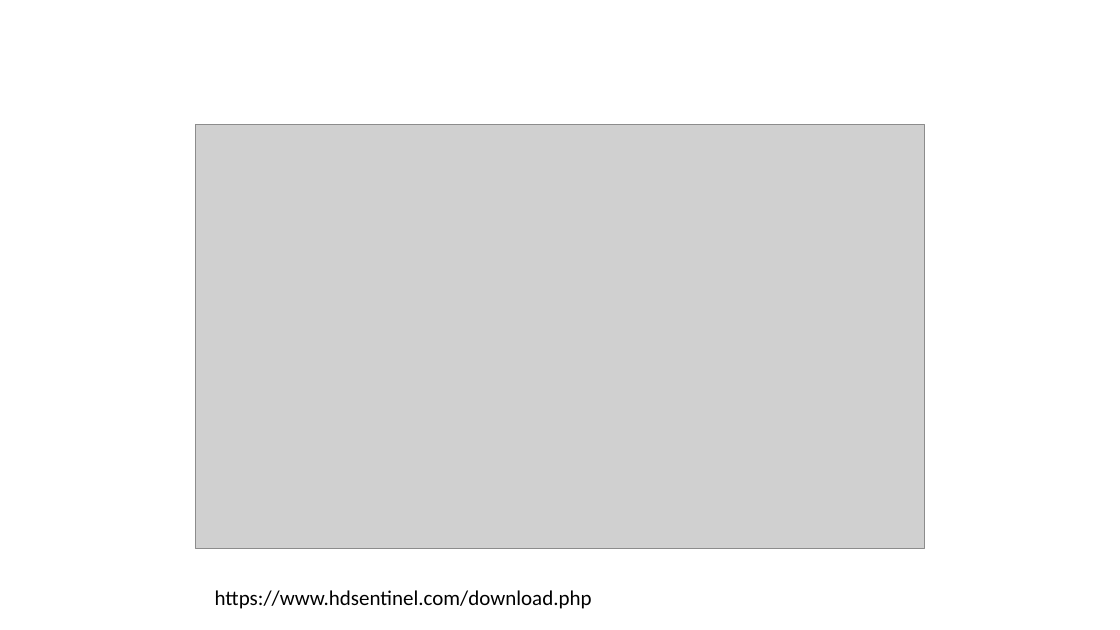
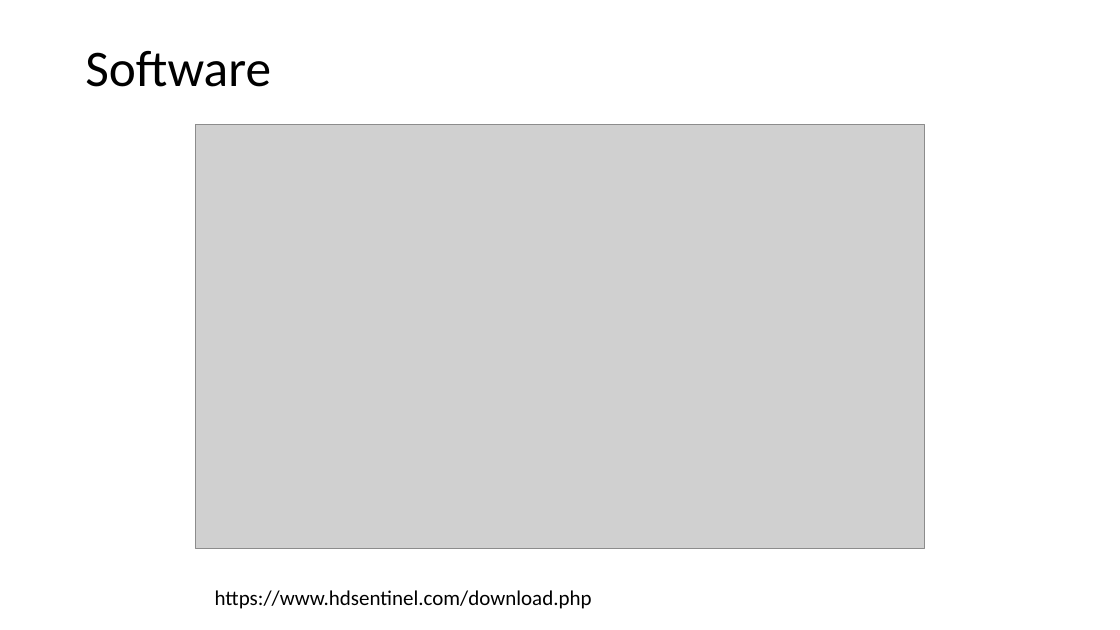
Before and after one commit to MoazzemhossainMoazz/HPP_files, a slide deck: slide 5 of 19, Computer Repairing and Maintain Security.pptx. Drawn at 1120x630 pixels with LibreOffice and Linux fonts; fonts in the diff are those of the drawing; grey boxes stand for pictures. Boxes give left, top, right and bottom in pixels: in the first picture for what was removed or moved away, otherwise in the second. Text is boxed around its words. In the diff, an @@ line names an element or a change of style, - is before the commit and + after.

Commit message:
update 19 slide

```diff
--- a/19, Computer Repairing and Maintain Security.pptx
+++ b/19, Computer Repairing and Maintain Security.pptx
@@ title added at [85, 51, 271, 87], 44 pt, text #000000 @@
+Software
```
